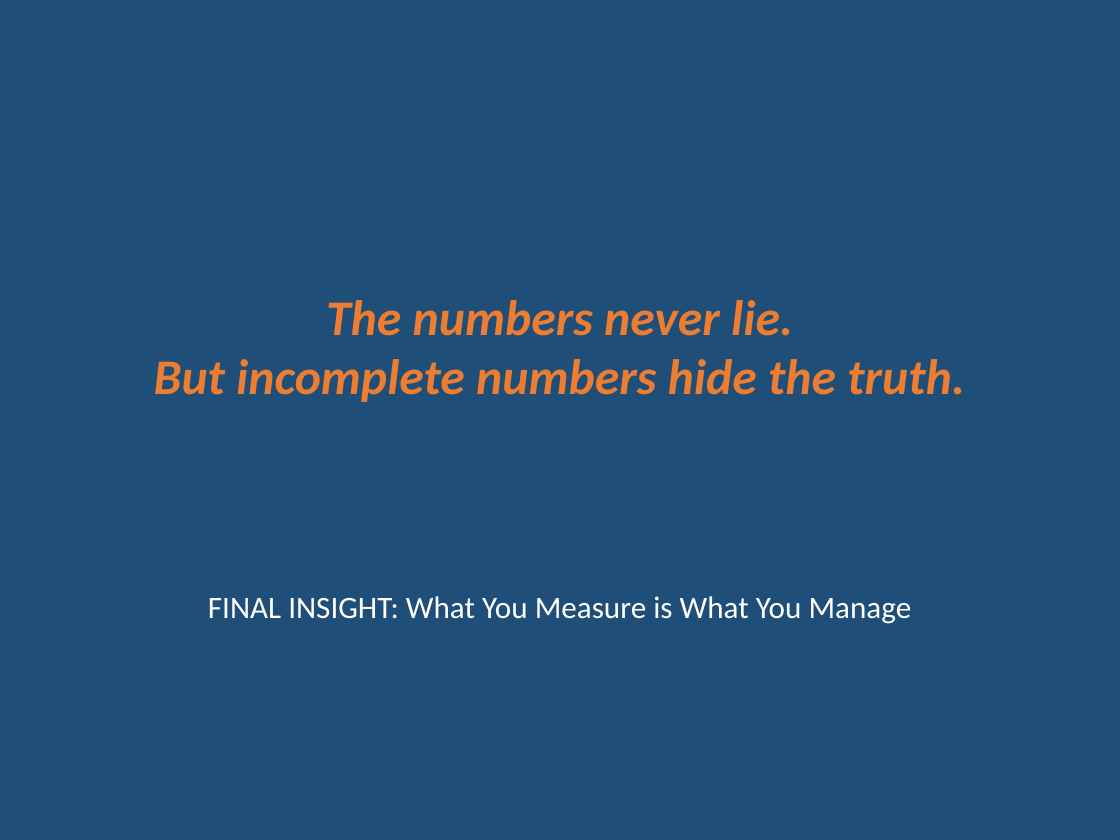
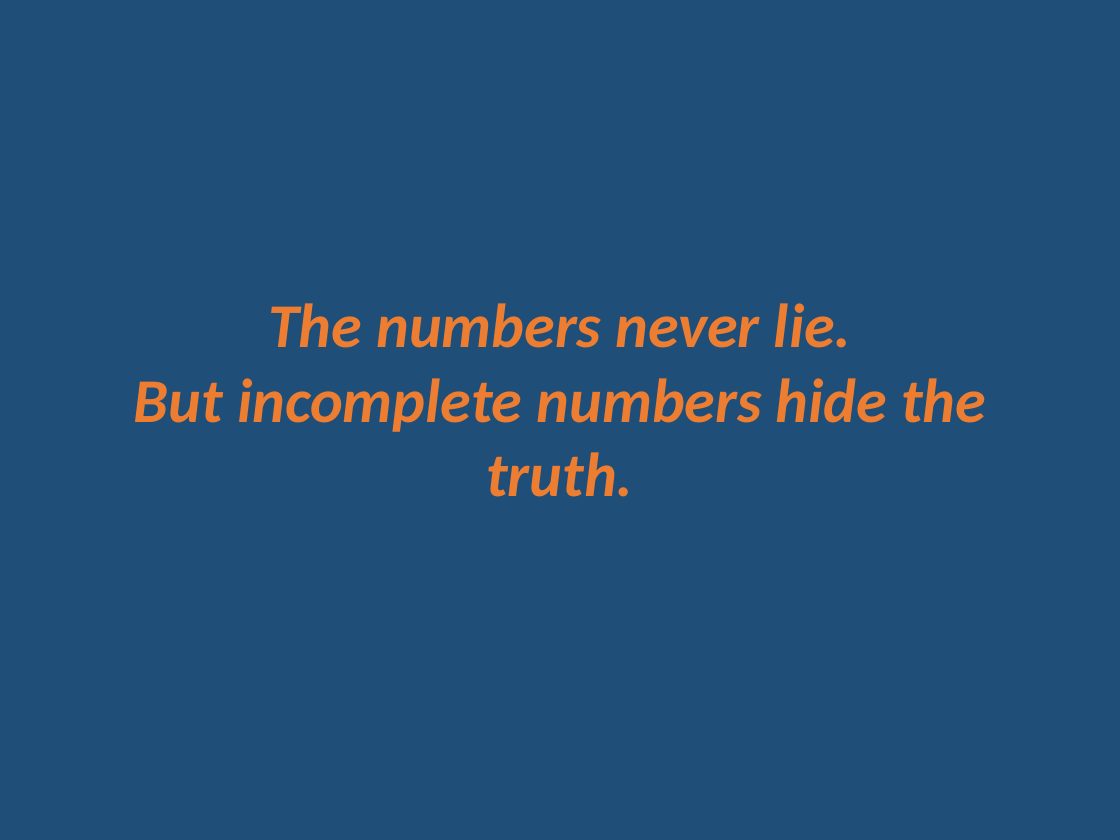
Before and after one commit to horaciofonseca-dev/snipping-prices-tool, a slide deck: slide 22 of CAPSTONE_DELIVERABLES/Snipper_Tool_Reality_vs_Official_Paris.pptx (slide 23 before the commit). Drawn at 1120x840 pixels with LibreOffice and Linux fonts; fonts in the diff are those of the drawing. Boxes give left, top, right and bottom in pixels: in the first picture for what was removed or moved away, otherwise in the second. Text is boxed around its words. In the diff, an @@ line names an element or a change of style, - is before the commit and + after.

```diff
--- a/CAPSTONE_DELIVERABLES/Snipper_Tool_Reality_vs_Official_Paris.pptx
+++ b/CAPSTONE_DELIVERABLES/Snipper_Tool_Reality_vs_Official_Paris.pptx
@@ text "The numbers never lie. But ..." at (134,303,986,497): size 32 to 40 pt @@
@@ text removed at (208,596,912,624) @@
-FINAL INSIGHT: What You Measure is What You Manage
```
Also in this commit, not shown: 18 other slides changed, 5 slides removed, 24 other files.
